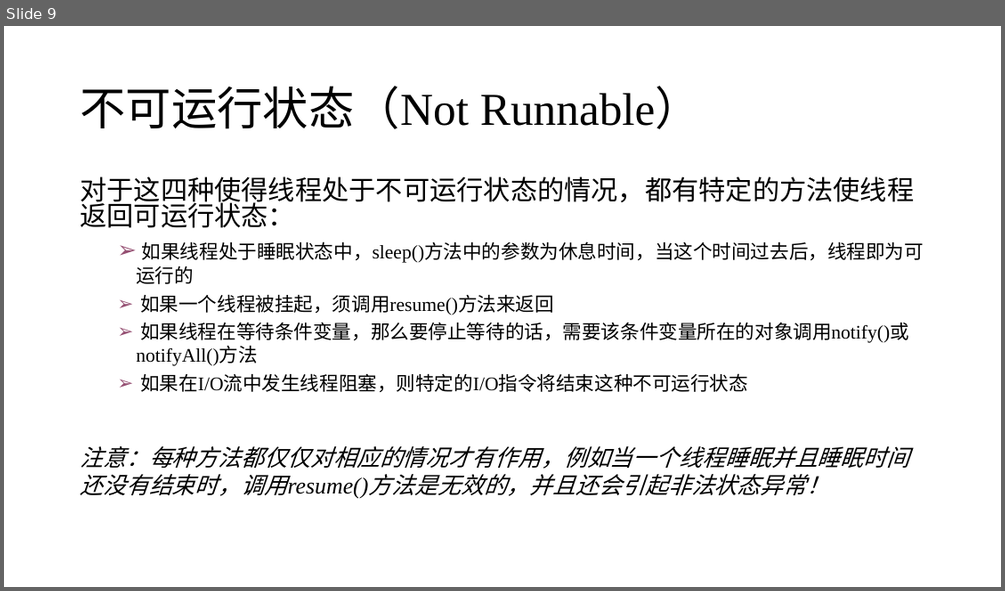
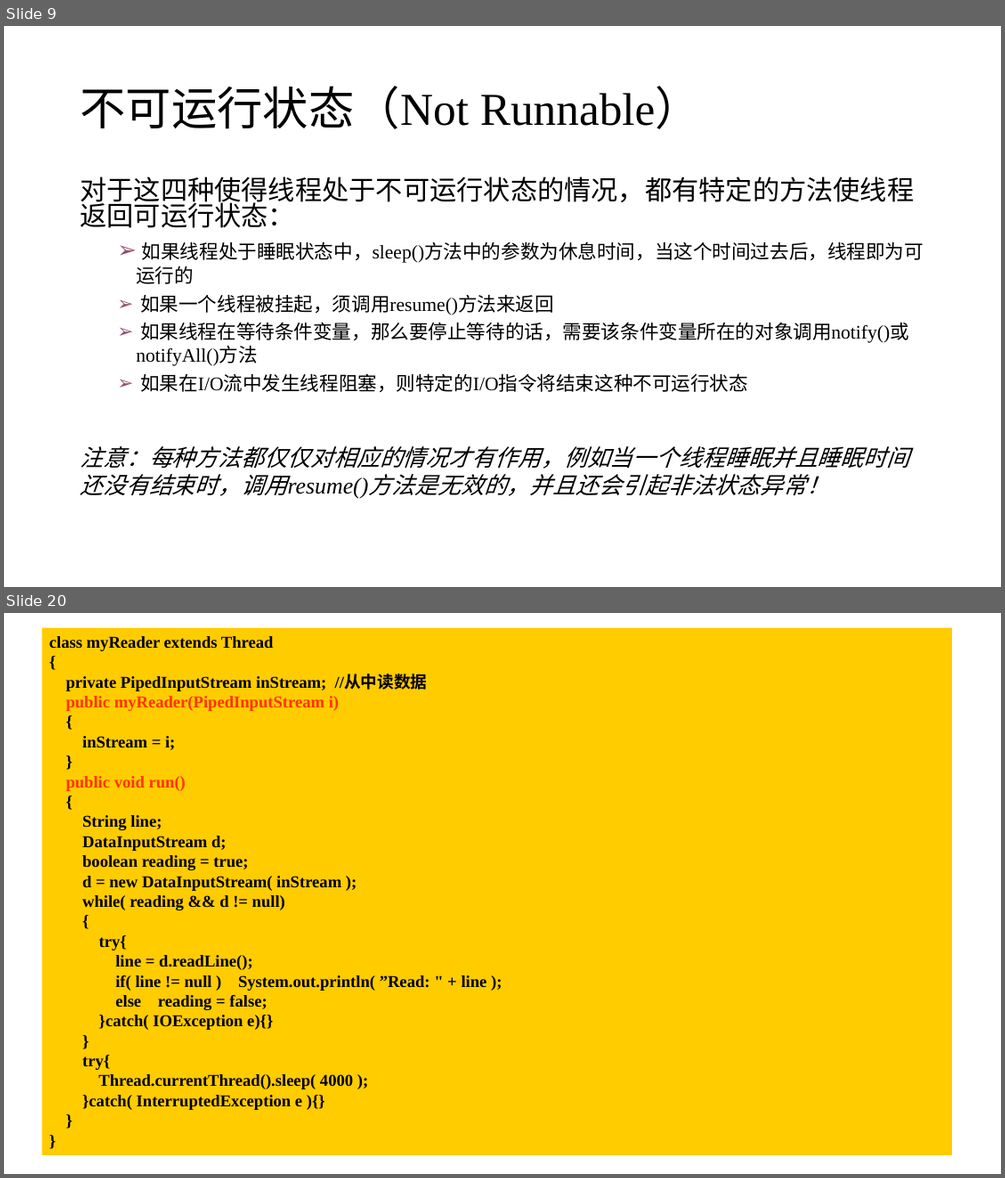
Before and after one commit to j-w-huang/oop, a slide deck: ch6/第六章 part3.pptx. Shown one above the other, each under a label of ours: slide 9 before the commit, slides 9 and 20 after it; the slides between them are not shown. The pictures are 1005x591 and 1005x1178 pixels, drawn with LibreOffice and Linux fonts; fonts in the diff are those of the drawing. Boxes give left, top, right and bottom in pixels: in the first picture for what was removed or moved away, otherwise in the second. Text is boxed around its words. In the diff, an @@ line names an element or a change of style, - is before the commit and + after.

```diff
--- a/ch6/第六章 part3.pptx
+++ b/ch6/第六章 part3.pptx
@@ slide 20 added at [4, 613, 1001, 1174], background #FFFFFF @@
@@ rectangle added at [42, 628, 952, 1155], fill #FFCC00, 16 pt, text #000000, bold @@
+class myReader extends Thread
+{
+private PipedInputStream inStream; //从中读数据
+public myReader(PipedInputStream i)
+{
+inStream = i;
+}
+public void run()
+{
+String line;
+DataInputStream d;
+boolean reading = true;
+d = new DataInputStream( inStream );
+while( reading && d != null)
+{
+try{
+line = d.readLine();
+if( line != null ) System.out.println( ”Read: " + line );
+else reading = false;
+}catch( IOException e){}
+}
+try{
+Thread.currentThread().sleep( 4000 );
+}catch( InterruptedException e ){}
+}
+}
```
Also in this commit, not shown: 1 slide changed, 29 other slides added, 2 other files.
